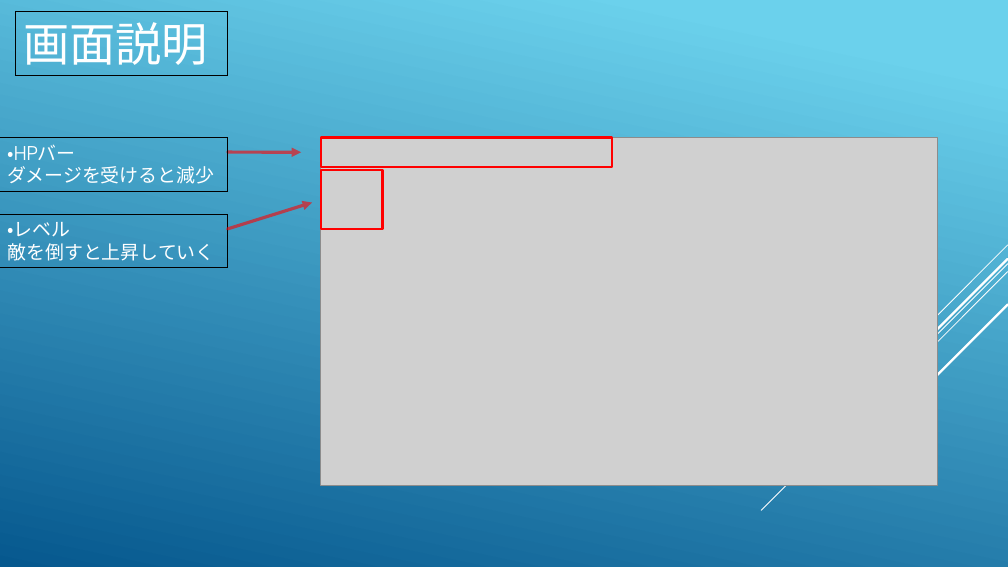
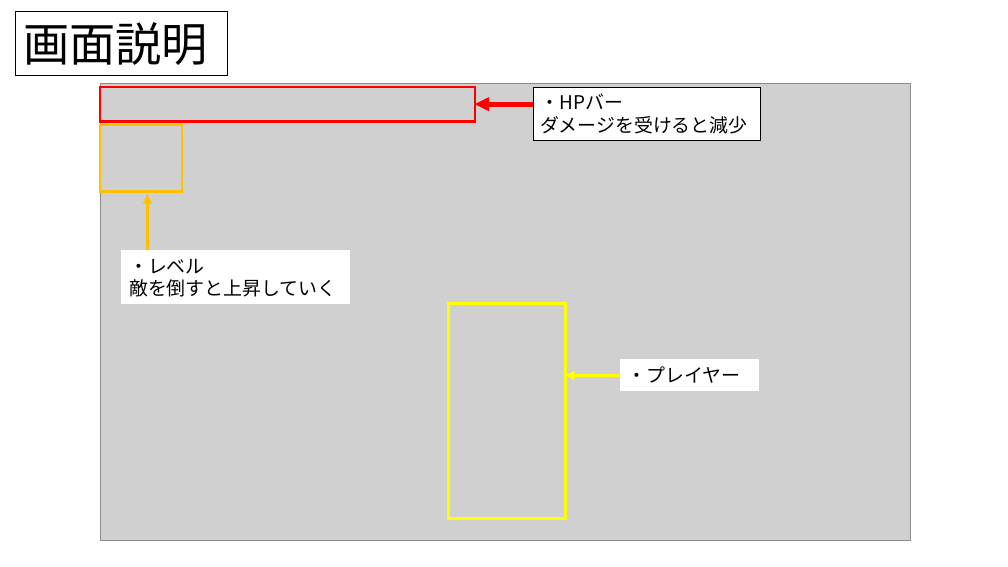
Before and after one commit to KawanoTakumi/2B-Team, a slide deck: slide 4 of Back To Home.pptx. Drawn at 1008x567 pixels with LibreOffice and Linux fonts; fonts in the diff are those of the drawing; grey boxes stand for pictures. Boxes give left, top, right and bottom in pixels: in the first picture for what was removed or moved away, otherwise in the second. Text is boxed around its words. In the diff, an @@ line names an element or a change of style, - is before the commit and + after.

```diff
--- a/Back To Home.pptx
+++ b/Back To Home.pptx
@@ background gradient #6ED2EB to #06588E to #FFFFFF @@
@@ rectangle "画面説明" at [16,12,228,76]: font TeX Gyre Adventor to Noto Sans CJK JP, text colour #FFFFFF to #000000 @@
@@ picture: place and size @@
-picture at [321,138,937,485]
+picture at [101,84,910,541]
@@ rectangle: place and size @@
-rectangle at [321,138,612,167]
+rectangle at [101,87,475,121]
@@ rectangle "・HPバー": place and size @@
-rectangle "・HPバー" at [0,138,228,191]
+rectangle "・HPバー" at [533,87,761,141]
@@ rectangle "・HPバー" at [533,87,761,141]: font TeX Gyre Adventor to Noto Sans CJK JP, text colour #FFFFFF to #000000; fill none to #FFFFFF @@
@@ arrow moved from (228, 152) - (301, 152) to (533, 104) - (475, 104) @@
@@ arrow (533, 104) - (475, 104): stroke #FF0000 3 pt to #FF0000 4.5 pt @@
@@ rectangle: place and size @@
-rectangle at [321,170,382,229]
+rectangle at [101,125,182,191]
@@ rectangle at [101,125,182,191]: outline #FF0000 2.25 pt to #FFC000 2.25 pt @@
@@ arrow moved from (228, 229) - (312, 203) to (147, 250) - (147, 194) @@
@@ arrow (147, 250) - (147, 194): stroke #FF0000 3 pt to #FFC000 3 pt @@
@@ rectangle "・レベル": place and size @@
-rectangle "・レベル" at [0,214,228,268]
+rectangle "・レベル" at [122,250,349,304]
@@ rectangle "・レベル" at [122,250,349,304]: font TeX Gyre Adventor to Noto Sans CJK JP, text colour #FFFFFF to #000000; fill none to #FFFFFF; outline #000000 0.75 pt to #FFFFFF 0.75 pt @@
@@ rectangle added at [448,304,565,519], outline #FFFF00 3 pt @@
@@ group removed at [761,245,1008,510]: 5 lines @@
@@ arrow added from (621, 375) to (566, 375), #FFFF00 3 pt @@
@@ rectangle added at [621,360,758,390], fill #FFFFFF, outline #FFFFFF 0.75 pt, 18 pt, text #000000 @@
+・プレイヤー
```
Also in this commit, not shown: 6 other slides changed.
